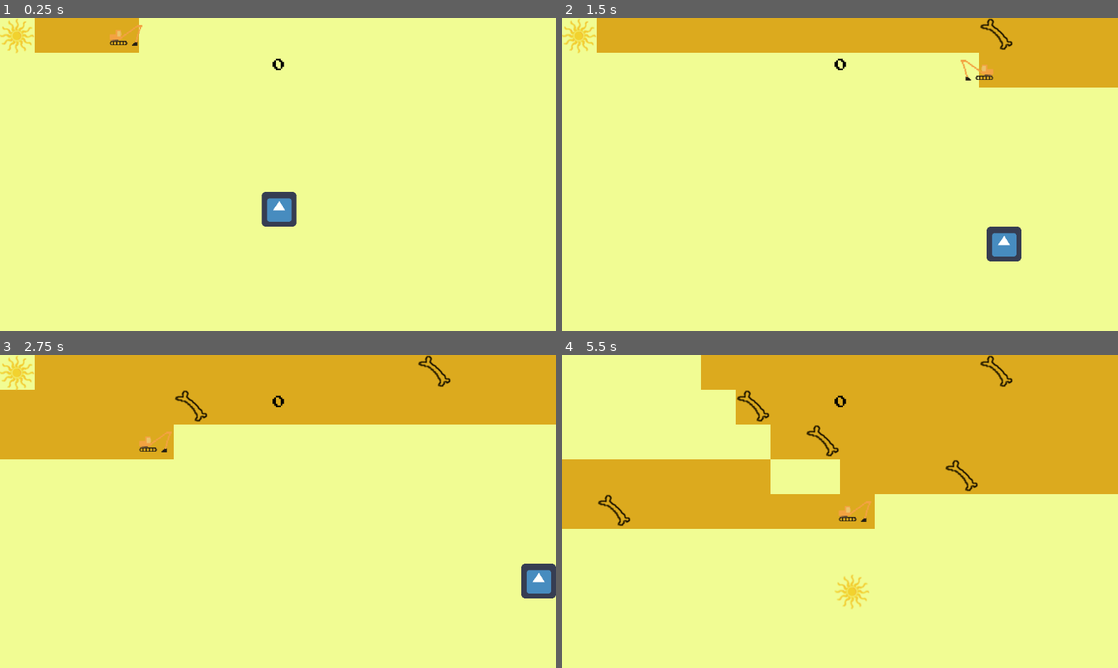
Above: before the commit, frames 1-4 (two rows, left to right).
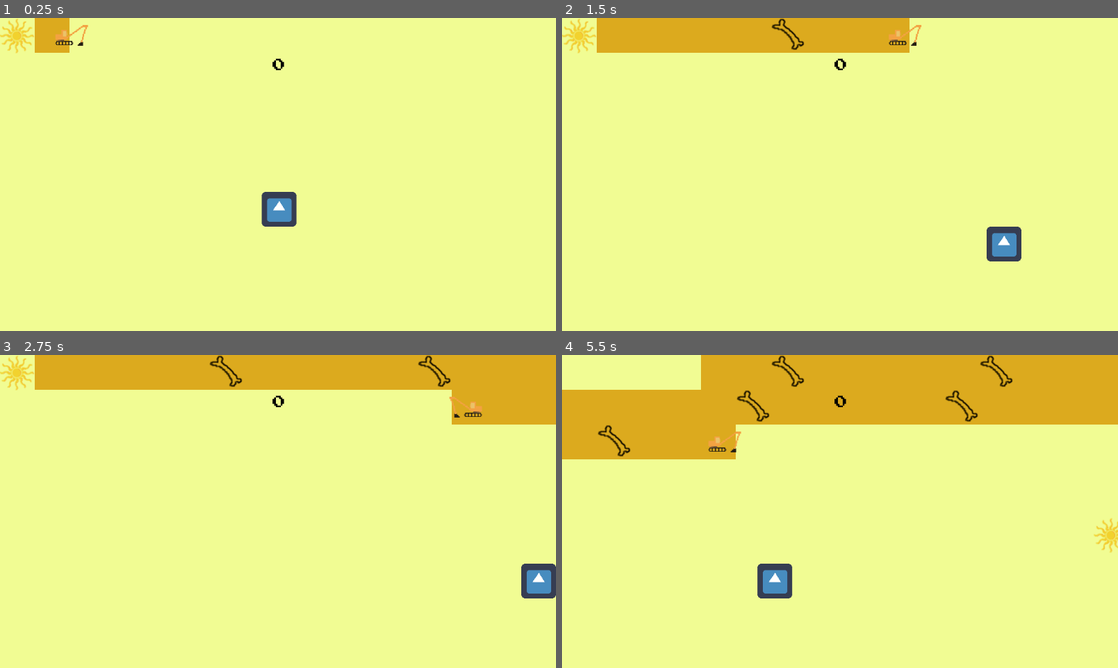
Above: after the commit, the same moments.

Repository: ImpeccableN/archeogame
Game: Godot game, scene res://Minigame1/Minigame1.tscn
Two runs of this game, one before a commit and one after it. Both use one fixed random seed, a clock stepped at 60 frames per second and the inputs below. The project has no main scene, so this scene is started directly. The engine's default icon, where the game draws it, is replaced by a stand-in: a white triangle on a blue panel in a dark square.
Inputs:
- Up to frame 1 (0.25 s): no input
- Up to frame 2 (1.5 s): hold D (move_right) 0.53-1.28 s; tap Space (set_marker) at 0.6, 1.35 s; hold S (move_down) from 1.28 s (still down)
- Up to frame 3 (2.75 s): release S (move_down) at 2.03 s; hold D (move_right) from 2.03 s (still down); tap Space (set_marker) at 2.1 s
- Up to frame 4 (5.5 s): release D (move_right) at 2.78 s; hold W (move_up) 2.78-3.53 s; tap Space (set_marker) every 0.75 s from 2.85 to 5.1 s; hold A (move_left) 3.53-5.03 s; hold S (move_down) from 5.03 s (still down)

The runs differ from the first frame. In frame 1, 1.5% of the frame differs, in the area x 9-26%, y 0-12%; in frame 2, 7.2%; in frame 3, 13%; in frame 4, 31%, in the area x 0-100%, y 0-82%.

Commit message:
Minigame1: added Start button to HUD

Diff:
--- a/HeuneburgGame/Minigame1/Minigame1.gd
+++ b/HeuneburgGame/Minigame1/Minigame1.gd
@@ -50,3 +50,7 @@
 		marker_instace.position = tilemap.map_to_world(player_tile) + Vector2(32, 32)
 		score += 1
 		emit_signal("score_up", score)
+
+
+func _on_Player_hit():
+	pass # Replace with function body.
--- a/HeuneburgGame/Minigame1/Minigame1.tscn
+++ b/HeuneburgGame/Minigame1/Minigame1.tscn
@@ -98,9 +98,11 @@
 
 [node name="Sun" parent="." instance=ExtResource( 3 )]
 position = Vector2( 31, 33 )
+speed = 400.0
 
 [node name="Truck" parent="." instance=ExtResource( 6 )]
 position = Vector2( 31, 32 )
+speed = 400.0
 
 [node name="ArtefactSpawnTimer" type="Timer" parent="."]
 autostart = true
@@ -108,6 +110,7 @@
 [node name="Minigame1_HUD" parent="." instance=ExtResource( 7 )]
 
 [connection signal="score_up" from="." to="Minigame1_HUD" method="_on_Minigame1_score_up"]
+[connection signal="hit" from="Player" to="." method="_on_Player_hit"]
 [connection signal="set_marker" from="Player" to="." method="_on_Player_set_marker"]
 [connection signal="direction_change" from="Sun" to="." method="_on_Sun_direction_change"]
 [connection signal="timeout" from="ArtefactSpawnTimer" to="." method="_on_ArtefactSpawnTimer_timeout"]
--- a/HeuneburgGame/Minigame1/Minigame1_HUD.tscn
+++ b/HeuneburgGame/Minigame1/Minigame1_HUD.tscn
@@ -6,6 +6,10 @@
 [sub_resource type="DynamicFont" id=1]
 size = 42
 outline_color = Color( 0, 0, 0, 1 )
+font_data = ExtResource( 1 )
+
+[sub_resource type="DynamicFont" id=2]
+size = 41
 font_data = ExtResource( 1 )
 
 [node name="Minigame1_HUD" type="CanvasLayer"]
@@ -23,3 +27,16 @@
 custom_colors/font_color = Color( 0, 0, 0, 1 )
 custom_fonts/font = SubResource( 1 )
 text = " 0"
+
+[node name="Button" type="Button" parent="."]
+visible = false
+anchor_left = 0.5
+anchor_top = 0.5
+anchor_right = 0.5
+anchor_bottom = 0.5
+margin_left = -95.0
+margin_top = -41.0
+margin_right = 95.0
+margin_bottom = 41.0
+custom_fonts/font = SubResource( 2 )
+text = "START"
Not shown: 1 places in HeuneburgGame/Minigame1/Minigame1_HUD.tscn that only renumber resources
